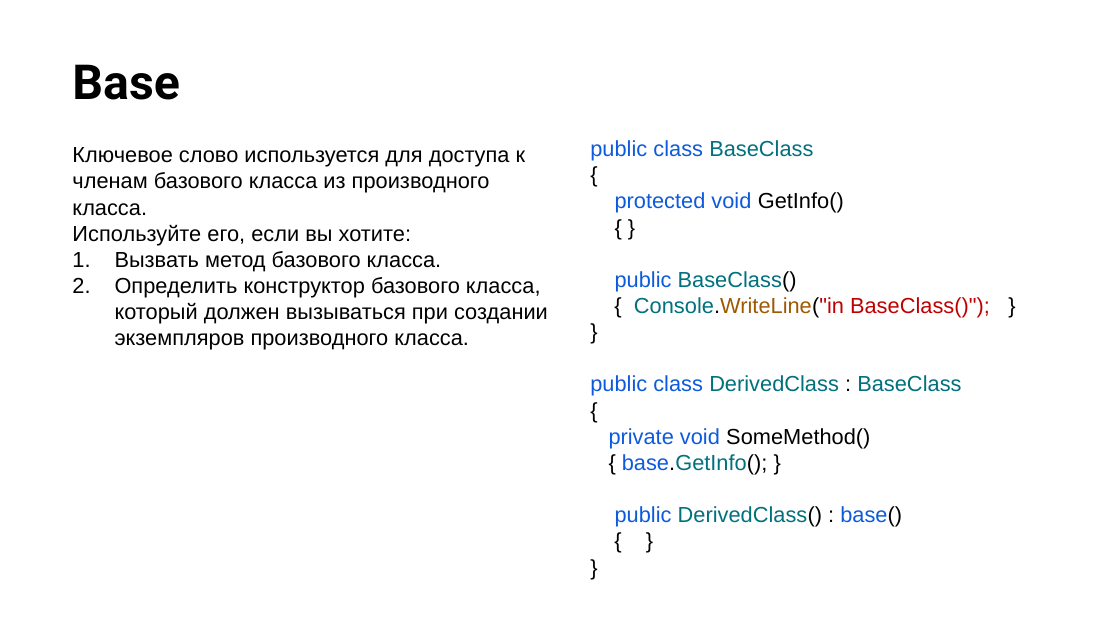
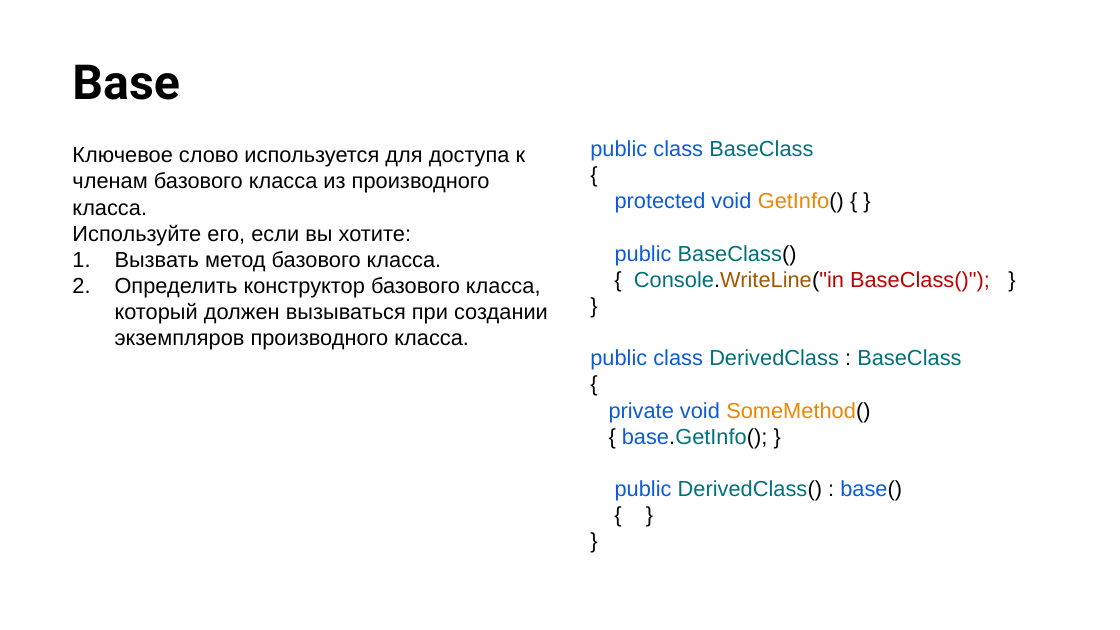
Before and after one commit to NilovPavel/OOP, a slide deck: slide 16 of ООП.pptx (slide 15 before the commit). Drawn at 1120x630 pixels with LibreOffice and Linux fonts; fonts in the diff are those of the drawing; background and template pictures are left out. Boxes give left, top, right and bottom in pixels: in the first picture for what was removed or moved away, otherwise in the second. Text is boxed around its words. In the diff, an @@ line names an element or a change of style, - is before the commit and + after.

Commit message:
Added new method.

```diff
--- a/ООП.pptx
+++ b/ООП.pptx
@@ text at (615, 192, 844, 213): text changed @@
-protected void GetInfo()
-{ }
+protected void GetInfo() { }
@@ text at (609, 402, 870, 422): text colour #000000 to #EF8600 in "SomeMethod()" @@
```
Also in this commit, not shown: 3 other slides changed, 5 slides added, 28 slides removed, 7 other files.
